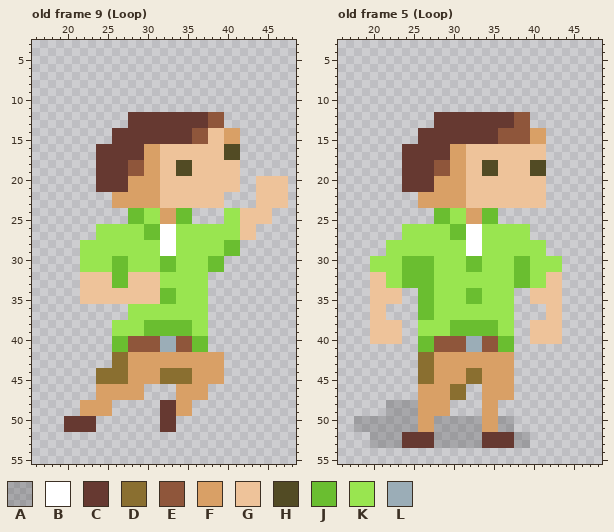
File history of a pixel-art file, public/assets/img/working-files/patrick_64x64.ase. This is how it looked before the edit.
64x64 pixels, 9 frames. Shown: old frame 9 (Loop): x 16..48, y 3..55; old frame 5 (Loop): x 16..48, y 3..55. The commit also changed other frames, which this record leaves out.
Visible layers, top first: "patrick-idle", "patrick-walk", "patrick-jump".
Palette (. is transparent): A #3c3c3c42  B #ffffff  C #663931  D #8a6f30  E #8f563b  F #d9a066  G #eec39a  H #524b24  J #6abe30  K #99e550  L #9badb7
Pixels before, old frame 9 (Loop), first column x 20:
12 ........CCCCCCCCCCEE........
13 ........CCCCCCCCCCEE........
14 ......CCCCCCCCCCEEGGFF......
15 ......CCCCCCCCCCEEGGFF......
16 ....CCCCCCFFGGGGGGGGHH......
17 ....CCCCCCFFGGGGGGGGHH......
18 ....CCCCEEFFGGHHGGGGGG......
19 ....CCCCEEFFGGHHGGGGGG......
20 ....CCCCFFFFGGGGGGGGGG..GGGG
21 ....CCCCFFFFGGGGGGGGGG..GGGG
22 ......FFFFFFGGGGGGGG....GGGG
23 ......FFFFFFGGGGGGGG....GGGG
24 ........JJKKFFJJ....KKGGGG..
25 ........JJKKFFJJ....KKGGGG..
26 ....KKKKKKJJBBKKKKKKKKGG....
27 ....KKKKKKJJBBKKKKKKKKGG....
28 ..KKKKKKKKKKBBKKKKKKJJ......
29 ..KKKKKKKKKKBBKKKKKKJJ......
30 ..KKKKJJKKKKJJKKKKJJ........
31 ..KKKKJJKKKKJJKKKKJJ........
32 ..GGGGJJGGGGKKKKKK..........
33 ..GGGGJJGGGGKKKKKK..........
34 ..GGGGGGGGGGJJKKKK..........
35 ..GGGGGGGGGGJJKKKK..........
36 ........KKKKKKKKKK..........
37 ........KKKKKKKKKK..........
38 ......KKKKJJJJJJKK..........
39 ......KKKKJJJJJJKK..........
40 ......JJEEEELLEEJJ..........
41 ......JJEEEELLEEJJ..........
42 ......DDFFFFFFFFFFFF........
43 ......DDFFFFFFFFFFFF........
44 ....DDDDFFFFDDDDFFFF........
45 ....DDDDFFFFDDDDFFFF........
46 ....FFFFFF....FFFF..........
47 ....FFFFFF....FFFF..........
48 ..FFFF......CCFF............
49 ..FFFF......CCFF............
50 CCCC........CC..............
51 CCCC........CC..............
Pixels before, old frame 5 (Loop), first column x 18:
12 ..........CCCCCCCCCCEE....
13 ..........CCCCCCCCCCEE....
14 ........CCCCCCCCCCEEEEFF..
15 ........CCCCCCCCCCEEEEFF..
16 ......CCCCCCFFGGGGGGGGGG..
17 ......CCCCCCFFGGGGGGGGGG..
18 ......CCCCEEFFGGHHGGGGHH..
19 ......CCCCEEFFGGHHGGGGHH..
20 ......CCCCFFFFGGGGGGGGGG..
21 ......CCCCFFFFGGGGGGGGGG..
22 ........FFFFFFGGGGGGGGGG..
23 ........FFFFFFGGGGGGGGGG..
24 ..........JJKKFFJJ........
25 ..........JJKKFFJJ........
26 ......KKKKKKJJBBKKKKKK....
27 ......KKKKKKJJBBKKKKKK....
28 ....KKKKKKKKKKBBKKKKKKKK..
29 ....KKKKKKKKKKBBKKKKKKKK..
30 ..KKKKJJJJKKKKJJKKKKJJKKKK
31 ..KKKKJJJJKKKKJJKKKKJJKKKK
32 ..GGKKJJJJKKKKKKKKKKJJKKGG
33 ..GGKKJJJJKKKKKKKKKKJJKKGG
34 ..GGGG..JJKKKKJJKKKK..GGGG
35 ..GGGG..JJKKKKJJKKKK..GGGG
36 ..GG....JJKKKKKKKKKK....GG
37 ..GG....JJKKKKKKKKKK....GG
38 ..GGGG..KKKKJJJJJJKK..GGGG
39 ..GGGG..KKKKJJJJJJKK..GGGG
40 ..GGGG..JJEEEELLEEJJ..GGGG
41 ........JJEEEELLEEJJ......
42 ........DDFFFFFFFFFF......
43 ........DDFFFFFFFFFF......
44 ........DDFFFFDDFFFF......
45 ........DDFFFFDDFFFF......
46 ........FFFFDD..FFFF......
47 ........FFFFDD..FFFF......
48 ....AAAAFFFF....FF........
49 ....AAAAFFFF....FF........
50 AAAAAAAAFFAAAAAAFFAA......
51 AAAAAAAAFFAAAAAAFFAA......
52 ..AAAACCCCAAAAAACCCCAA....
53 ..AAAACCCCAAAAAACCCCAA....
Now the later version:
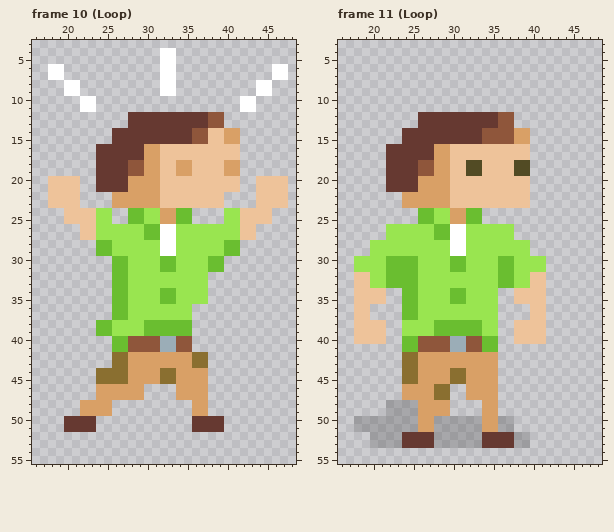
A new or re-ordered frame is compared with the old frame closest to it.
Diff:
frames 9 -> 17
layer "patrick-die" added
layer "patrick-win" added
Changed rows in their new state; - is an unchanged pixel.
Frame 10 (Loop) is new; against old frame 9 (Loop), layers "patrick-jump", "patrick-win":
first column x 18:
 4 --------------BB--------------
 5 --------------BB--------------
 6 BB------------BB------------BB
 7 BB------------BB------------BB
 8 --BB----------BB----------BB--
 9 --BB----------BB----------BB--
10 ----BB------------------BB----
11 ----BB------------------BB----
first column x 18:
16 ----------------------GG
17 ----------------------GG
18 ----------------FF----FF
19 ----------------FF----FF
20 GGGG--------------------
21 GGGG--------------------
22 GGGG--------------------
23 GGGG--------------------
24 --GGGGKK----------------
25 --GGGGKK----------------
26 ----GG------------------
27 ----GG------------------
28 ----..JJ----------------
29 ----..JJ----------------
30 ----....----------------
31 ----....----------------
32 ----....--KKKK----------
33 ----....--KKKK----------
34 ----....JJKKKK----------
35 ----....JJKKKK----------
36 --------JJ--------..----
37 --------JJ--------..----
38 ------JJ----------..----
39 ------JJ----------..----
40 ------------------..----
41 ------------------..----
42 ------------------DD..--
43 ------------------DD..--
44 ----------------FF--..--
45 ----------------FF--..--
48 --------------....FF----
49 --------------....FF----
50 --------------..--CCCC--
51 --------------..--CCCC--
Frame 11 (Loop) is new; against old frame 5 (Loop), layers "patrick-idle", "patrick-die":
first column x 18:
12 --------CC--------EE..----
13 --------CC--------EE..----
14 ------CC--------EE--FF..--
15 ------CC--------EE--FF..--
16 ----CC----FFGG--------..--
17 ----CC----FFGG--------..--
18 ----CC--EEFFGGHHGG--HH..--
19 ----CC--EEFFGGHHGG--HH..--
20 ----CC--FF--GG--------..--
21 ----CC--FF--GG--------..--
22 ------FF----GG--------..--
23 ------FF----GG--------..--
24 --------JJKKFFJJ..--------
25 --------JJKKFFJJ..--------
26 ----KK----JJBBKK----..----
27 ----KK----JJBBKK----..----
28 --KK--------BBKK------..--
29 --KK--------BBKK------..--
30 KK--JJ--KK--JJKK--JJKK--..
31 KK--JJ--KK--JJKK--JJKK--..
32 GGKKJJ--KK--------JJKKGG..
33 GGKKJJ--KK--------JJKKGG..
34 GG--..JJKK--JJKK--..GG--..
35 GG--..JJKK--JJKK--..GG--..
36 GG..--JJKK--------..--GG..
37 GG..--JJKK--------..--GG..
38 GG--..KK--JJ----KK..GG--..
39 GG--..KK--JJ----KK..GG--..
40 GG--..JJEE--LLEEJJ..GG--..
41 ------JJEE--LLEEJJ..------
42 ------DDFF--------..------
43 ------DDFF--------..------
44 ------DDFF--DDFF--..------
45 ------DDFF--DDFF--..------
46 ------FF--DD..FF--..------
47 ------FF--DD..FF--..------
Where, in picture pixels (left, top, right, bottom), the same in both pictures:
added: (160, 48, 176, 96)
added: (48, 64, 96, 112)
added: (240, 64, 288, 112)
changed: (224, 144, 240, 176)
changed: (176, 160, 192, 176)
changed: (48, 176, 224, 432)
changed: (354, 112, 562, 400)
